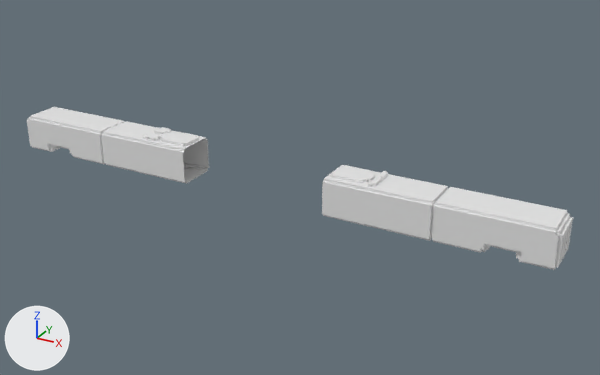
Renders of the FBX model Assets/Resources/Prefabs/combatantHands.fbx from each side of a commit.
Before and after are seen from a 50 mm lens placed at (14.7, -23.83, 16.53), pointed at (1.3, 0.52, 4.35). Arrows for +X, +Y and +Z are at lower left; the lights stay in place. Where no turn or scale is listed for an object, it has been applied to the vertices.

In view in the first picture: 'Combatant'.
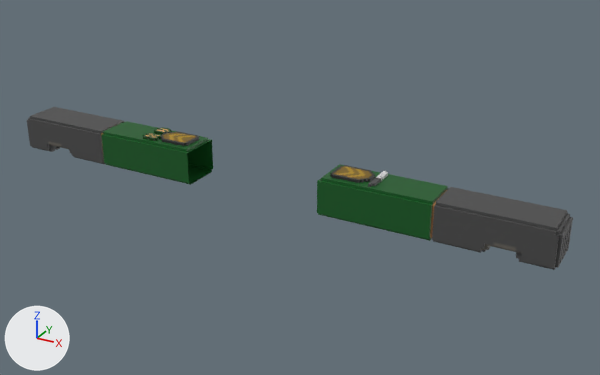
Where the newer file only moved an object's origin or applied its transform, the numbers keep the older frame.

Changed parts and their boxes (x1, y1, x2, y2) in the pictures (600 x 375 px):
part 1 of me_военный_т_поза1, added (green): after (183, 137, 341, 216)
part 2 of me_военный_т_поза1, surface changed: (27, 107, 573, 270) in both
part 3 of me_военный_т_поза1, recoloured (grey to black): (27, 116, 573, 267) in both

The change in detail:
Picture 'Combatant.png' (img_combatant_png) is new.
Material 'Material.001' (mat_material_001) is new.
Its texture is img_combatant_png (with its transparency).
me_военный_т_поза1 is used by ob_combatant; location (0.0, 0.0, 0.0).
me_военный_т_поза1 had 10900 vertices, 10840 faces and spanned x -10.9..10.9, y -0.8..0.8, z 4.1..5.6.
me_военный_т_поза1 now has 11162 vertices, 11104 faces and spans x -10.9..10.9, y -0.8..0.8, z 4.1..5.6.
Part 1, on me_военный_т_поза1:
262 vertices are added at x -2.8..2.8, y -0.8..0.8, z 4.1..5.5.
264 new faces join them.
me_военный_т_поза1 part 2: 9513 kept faces spanning x -10.9..10.9, y -0.8..0.8, z 4.1..5.6 get new texture (UV) coordinates.
me_военный_т_поза1 part 3: 10840 faces spanning x -10.9..10.9, y -0.8..0.8, z 4.1..5.6 switch from mat_material (white #e7e7e7) to mat_material_001 (picture img_combatant_png).
